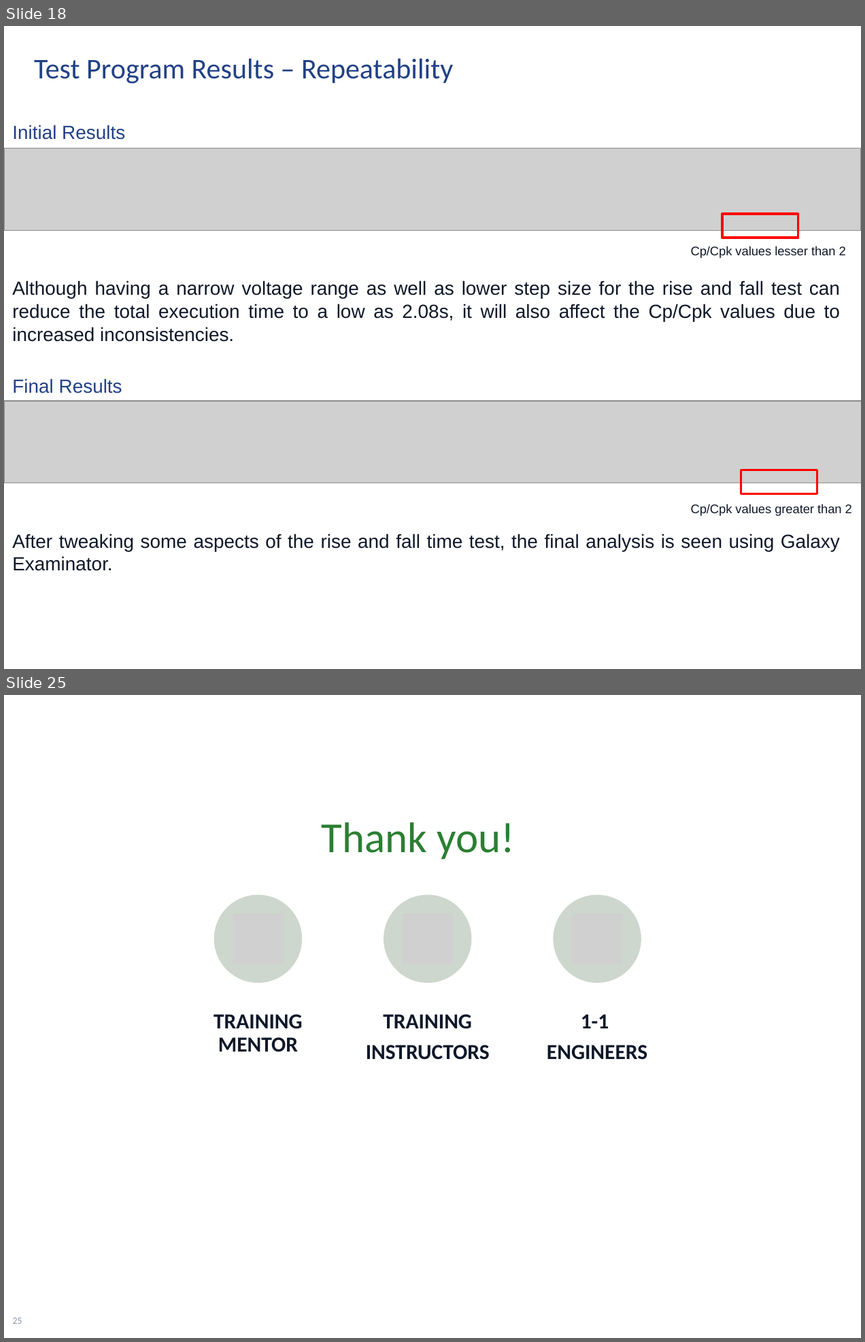
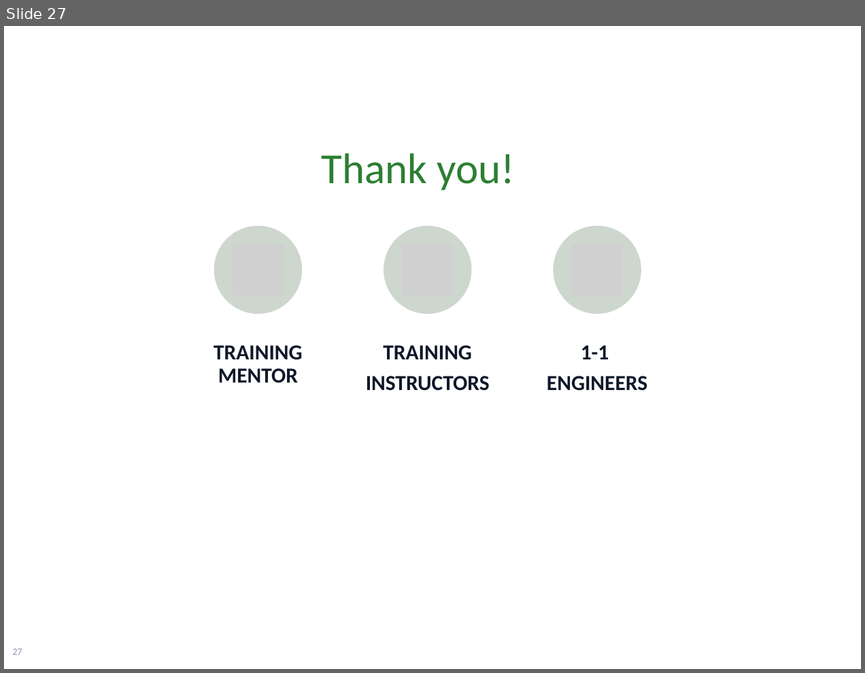
Before and after one commit to rahmanantara/Project-2, a slide deck: Rahman_project2_Presentation_v1.pptx. Shown one above the other, each under a label of ours: slides 18 and 25 before the commit, slide 27 after it; the slides between them are not shown. The pictures are 865x1342 and 865x673 pixels, drawn with LibreOffice and Linux fonts; fonts in the diff are those of the drawing; grey boxes stand for pictures; background and template pictures are left out. Boxes give left, top, right and bottom in pixels: in the first picture for what was removed or moved away, otherwise in the second. Text is boxed around its words. In the diff, an @@ line names an element or a change of style, - is before the commit and + after.

```diff
--- a/Rahman_project2_Presentation_v1.pptx
+++ b/Rahman_project2_Presentation_v1.pptx
@@ slide 18 removed at (4,26,861,669), background picture (left out) @@
@@ title removed at (34,59,453,84) @@
-Test Program Results – Repeatability
@@ text removed at (12,125,125,140) @@
-Initial Results
@@ picture removed at (4,148,861,231) @@
@@ rectangle removed at (722,214,798,237) @@
@@ text removed at (691,246,846,258) @@
-Cp/Cpk values lesser than 2
@@ text removed at (12,280,840,342) @@
-Although having a narrow voltage range as well as lower step size for the rise and fall test can reduce the total execution time to a low as 2.08s, it will also affect the Cp/Cpk values due to increased inconsistencies.
@@ text removed at (12,378,122,393) @@
-Final Results
@@ picture removed at (4,401,861,483) @@
@@ rectangle removed at (741,470,817,494) @@
@@ text removed at (691,503,852,516) @@
-Cp/Cpk values greater than 2
@@ text removed at (12,533,840,571) @@
-After tweaking some aspects of the rise and fall time test, the final analysis is seen using Galaxy Examinator.
@@ rectangle removed at (713,628,839,658) @@
@@ what was slide 25 is now slide 27 @@
@@ page number at (13,648,22,654): text changed @@
-25
+27
```
Also in this commit, not shown: 12 slides changed, 13 slides added, 16 other slides removed, 8 other files.
